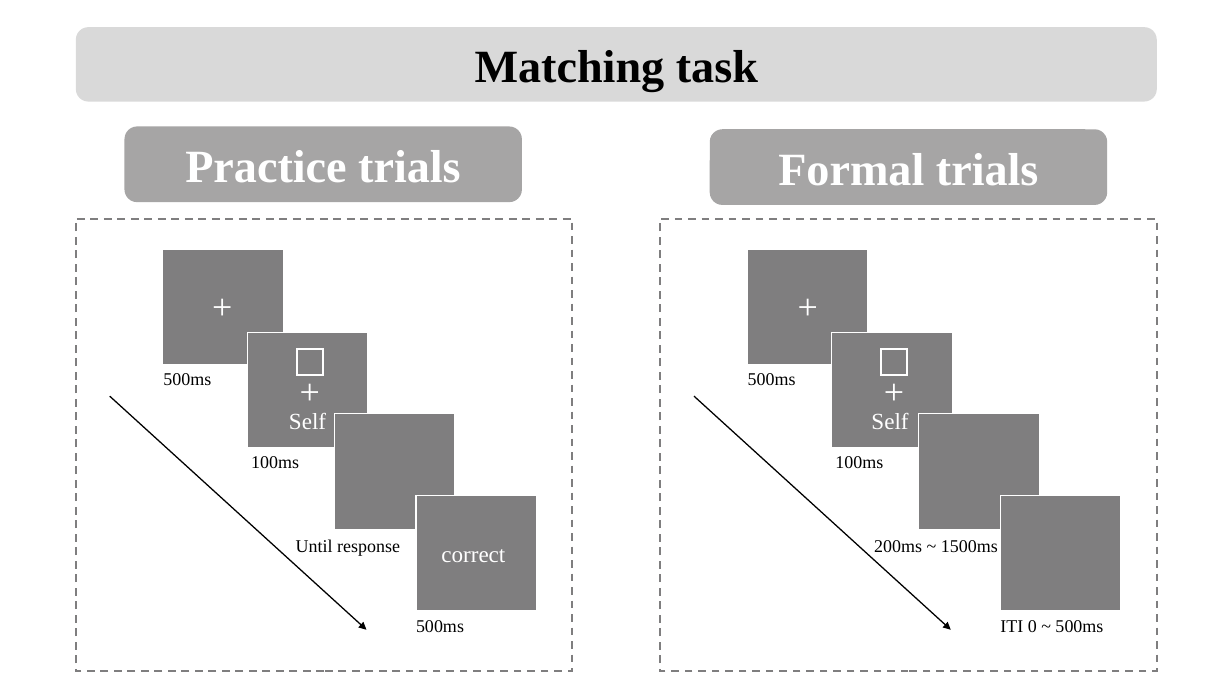
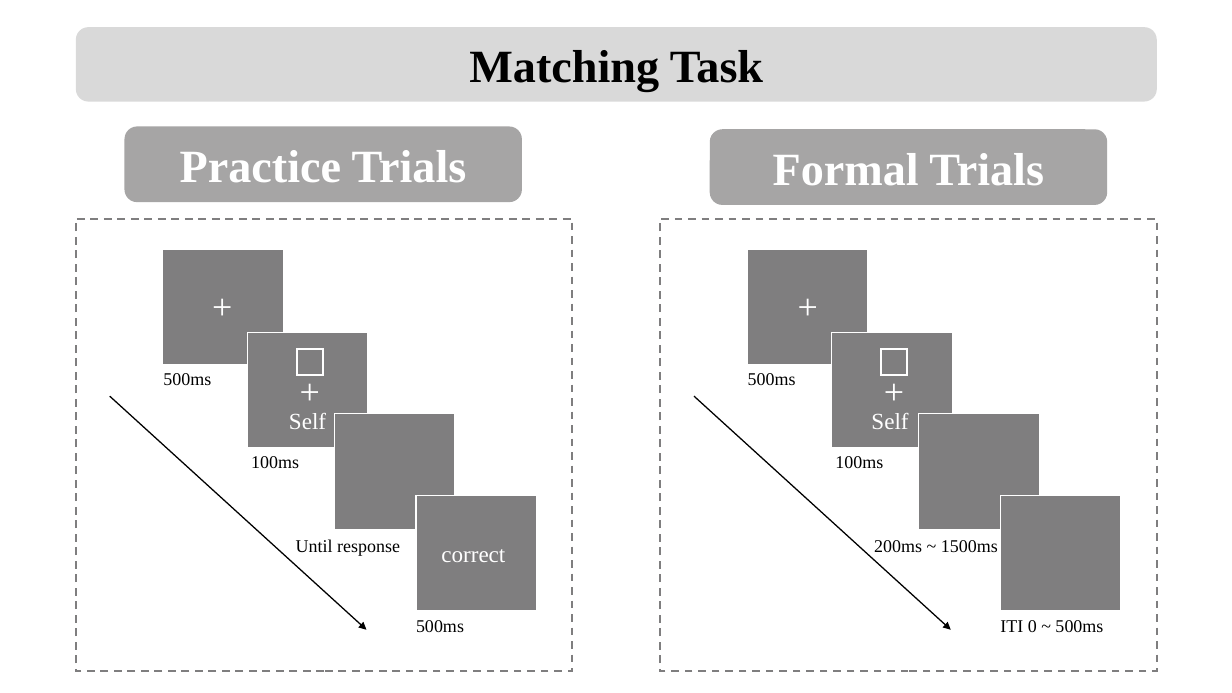
Before and after one commit to Chuan-Peng-Lab/ReliabilitySPE, a slide deck: slide 3 of 1_Protocol/1_2_Planned_Analysis/1_2_2_OUTPUT/SALT.pptx. Drawn at 1232x693 pixels with LibreOffice and Linux fonts; fonts in the diff are those of the drawing. Boxes give left, top, right and bottom in pixels: in the first picture for what was removed or moved away, otherwise in the second. Text is boxed around its words. In the diff, an @@ line names an element or a change of style, - is before the commit and + after.

```diff
--- a/1_Protocol/1_2_Planned_Analysis/1_2_2_OUTPUT/SALT.pptx
+++ b/1_Protocol/1_2_Planned_Analysis/1_2_2_OUTPUT/SALT.pptx
@@ text in rounded rectangle at [469, 50, 763, 92]: text changed @@
-Matching task
+Matching Task
@@ text in rounded rectangle at [180, 150, 467, 182]: text changed @@
-Practice trials
+Practice Trials
@@ text in rounded rectangle at [773, 153, 1044, 185]: text changed @@
-Formal trials
+Formal Trials
```
Also in this commit, not shown: 1 other slide changed, 1 slide added, 1 slide removed, 6 other files.
